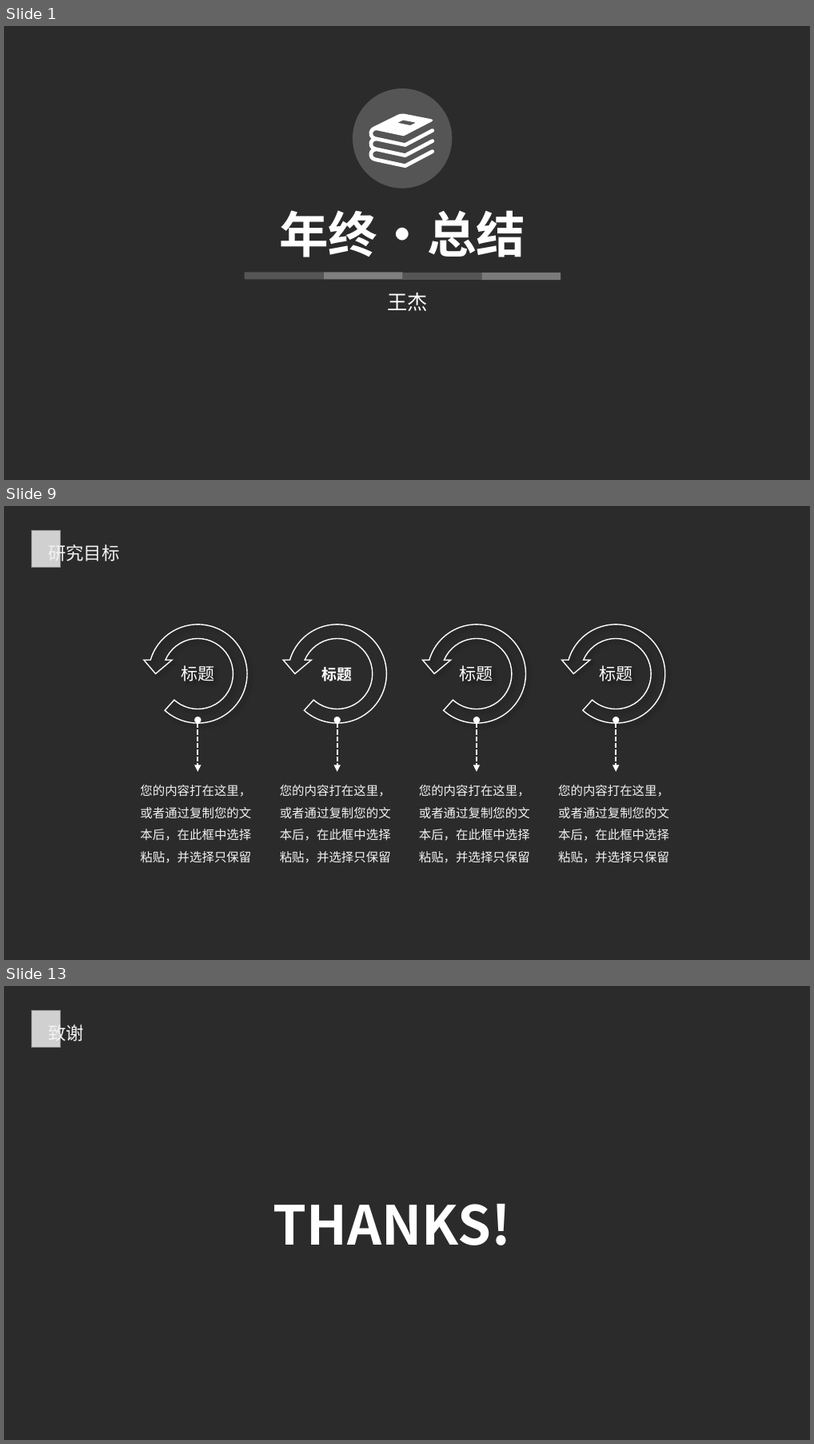
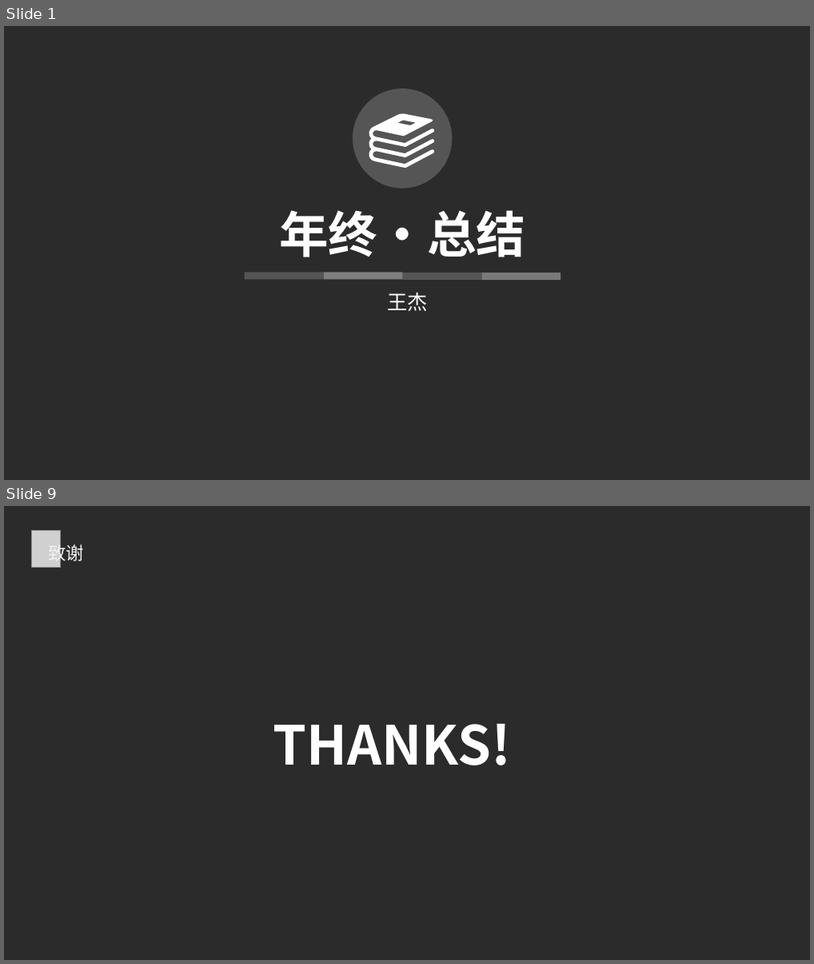
Before and after one commit to windright/ml_refer, a slide deck: 202001/年终总结.pptx. Shown one above the other, each under a label of ours: slides 1, 9 and 13 before the commit, slides 1 and 9 after it; the slides between them are not shown. The pictures are 814x1444 and 814x964 pixels, drawn with LibreOffice and Linux fonts; fonts in the diff are those of the drawing; grey boxes stand for pictures; background and template pictures are left out; a plain dark background stands for a picture behind light text. Boxes give left, top, right and bottom in pixels: in the first picture for what was removed or moved away, otherwise in the second. Text is boxed around its words. In the diff, an @@ line names an element or a change of style, - is before the commit and + after.

```diff
--- a/202001/年终总结.pptx
+++ b/202001/年终总结.pptx
@@ slide 9 removed at box(4, 506, 810, 960), background picture (left out) @@
@@ picture removed at box(31, 530, 61, 567) @@
@@ text removed at box(48, 542, 119, 564) @@
-研究目标
@@ circular arrow removed at box(142, 617, 254, 730) @@
-标题
@@ circular arrow removed at box(282, 617, 394, 730) @@
-标题
@@ circular arrow removed at box(420, 617, 533, 730) @@
-标题
@@ circular arrow removed at box(560, 617, 673, 730) @@
-标题
@@ double arrow removed from (198, 720) to (198, 772) @@
@@ double arrow removed from (337, 720) to (337, 772) @@
@@ double arrow removed from (477, 720) to (477, 772) @@
@@ double arrow removed from (616, 720) to (616, 772) @@
@@ text removed at box(140, 784, 251, 863) @@
-您的内容打在这里，或者通过复制您的文本后，在此框中选择粘贴，并选择只保留
@@ text removed at box(280, 784, 391, 863) @@
-您的内容打在这里，或者通过复制您的文本后，在此框中选择粘贴，并选择只保留
@@ text removed at box(419, 784, 530, 863) @@
-您的内容打在这里，或者通过复制您的文本后，在此框中选择粘贴，并选择只保留
@@ text removed at box(558, 784, 670, 863) @@
-您的内容打在这里，或者通过复制您的文本后，在此框中选择粘贴，并选择只保留
@@ what was slide 13 is now slide 9 @@
```
Also in this commit, not shown: 2 slides changed, 5 slides added, 8 other slides removed.
